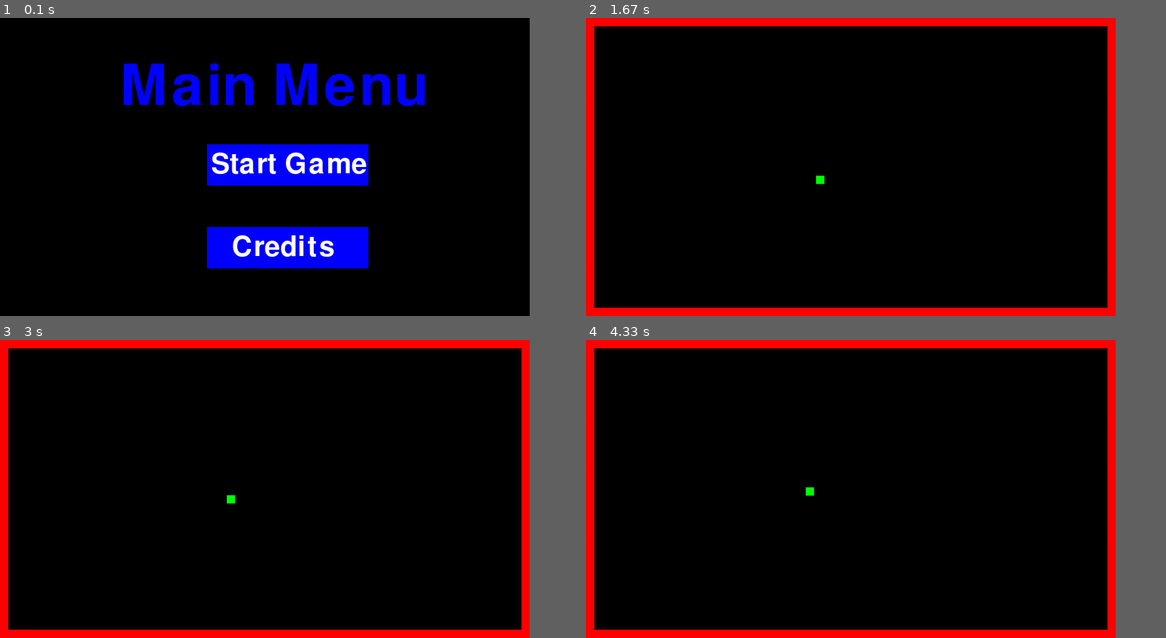
Above: before the commit, frames 1-4 (two rows, left to right).
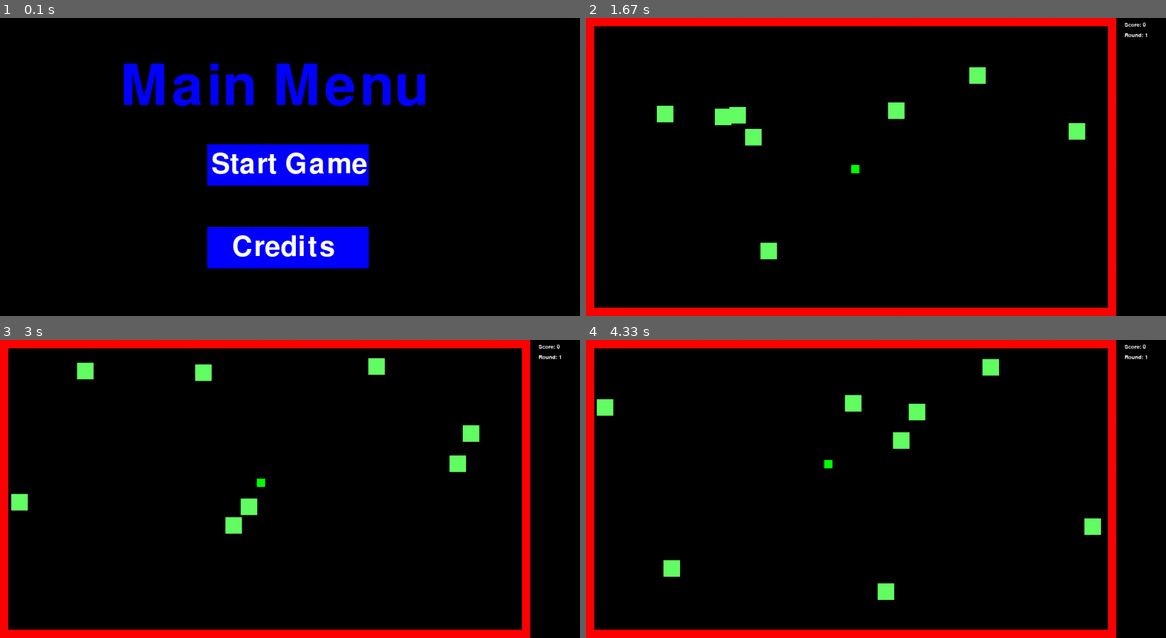
Above: after the commit, the same moments.

Repository: AlickDaSlayer/galvez-classwork
Game: pygame game, started from MiniProject/main.py
The game is run twice, just before and just after one commit, with the same random seed, the same clock (stepped at 60 frames per second) and the same inputs.
Inputs (mouse positions are in pixels of both pictures, inside the frame that each line leads up to):
- Up to frame 1 (0.1 s): no input
- Up to frame 2 (1.67 s): press the mouse at (876, 164) at 0.37 s; move the mouse to (783, 199) at 0.47 s; release the mouse at (696, 238) at 0.6 s; press the mouse at (876, 164) at 0.7 s; move the mouse to (800, 110) at 0.8 s; release the mouse at (725, 56) at 0.93 s; hold D 1-1.47 s; hold W from 1.5 s (still down)
- Up to frame 3 (3 s): release W at 1.8 s; hold D 1.83-2.3 s; hold A 2.33-2.87 s; hold S from 2.9 s (still down)
- Up to frame 4 (4.33 s): release S at 3.2 s; hold A 3.23-3.63 s; hold W 3.67-4.03 s; hold D from 4.07 s (still down)
In our replay, the window is 822x462 before the commit and 900x462 after it. These sizes can differ from the game's own. Grey fills any space a smaller window leaves; there, only what the larger window draws over its background counts as a difference.

The runs differ from the first frame. In frame 1, 1.2% of the frame differs, in the area x 21-74%, y 15-84%; in frame 2, 1.7%; in frame 3, 1.7%, in the area x 1-97%, y 0-100%; in frame 4, 1.7%.

Commit message:
Update main.py

Diff:
--- a/MiniProject/main.py
+++ b/MiniProject/main.py
@@ -1,5 +1,6 @@
-import pygame
+import pygame as pg
 import sys
+import random
 from maps import map1, map2
 
 # Define some colors
@@ -8,18 +9,22 @@
 GREEN = (0, 255, 0)
 RED = (255, 0, 0)
 BLUE = (0, 0, 255)
-
-pygame.init()
-pg = pygame
+CYAN = (0, 255, 255)
+LIME = (100, 255, 100)
+
+pg.init()
 
 # Set the width and height of the screen [width, height]
-size = (1280, 720)
+size = (1400, 720)
 screen = pg.display.set_mode(size)
 
 font1 = pg.font.SysFont(None, 200)
 font2 = pg.font.SysFont(None, 100)
-
-pg.display.set_caption("My Game")
+font3 = pg.font.SysFont(None, 20)
+
+pg.display.set_caption("Block Charge")
+
+all_sprites_group = pg.sprite.Group()
 
 class Player(pg.sprite.Sprite):
     def __init__(self, x, y, colour, w, h):
@@ -34,7 +39,7 @@
         self.right_pressed = False
         self.down_pressed = False
         self.up_pressed = False
-        self.speed = 1
+        self.speed = 5
 
     def update(self):
         self.velX = 0
@@ -51,6 +56,44 @@
 
         self.rect.x += self.velX
         self.rect.y += self.velY
+
+player = Player(500, 400, GREEN, 20, 20)
+all_sprites_group.add(player)
+
+class Enemy(pg.sprite.Sprite):
+    def __init__(self, x, y, colour, w, h):
+        super().__init__()
+        self.image = pg.Surface([w,h])
+        self.image.fill(colour)
+        # Set the position of the player
+        self.rect = self.image.get_rect()
+        self.rect.x = x
+        self.rect.y = y
+        self.left_pressed = False
+        self.right_pressed = False
+        self.down_pressed = False
+        self.up_pressed = False
+        self.chance_x = random.randint(1,2)
+        self.chance_y = random.randint(1,2)
+        self.speed = 1
+
+    def update(self):
+        if self.chance_x == 1:
+            self.rect.x += self.speed
+        elif self.chance_x == 2:
+            self.rect.x -= self.speed
+        if self.chance_y == 1:
+            self.rect.y += self.speed
+        elif self.chance_y == 2:
+            self.rect.y -= self.speed
+
+        col = pg.sprite.spritecollide(self, wall_group, False)
+        for i in col:
+            self.speed = self.speed * -1
+            self.chance_x = random.randint(1, 2)
+            self.chance_y = random.randint(1, 2)
+
+enemy_group = pg.sprite.Group()
 
 class Wall(pg.sprite.Sprite):
     def __init__(self, x, y, colour, w, h):
@@ -62,6 +105,10 @@
         self.rect.x = x
         self.rect.y = y
 
+
+wall_group = pg.sprite.Group()
+
+
 class Sword(pg.sprite.Sprite):
     def __init__(self, x, y, colour, w, h):
         super().__init__()
@@ -71,14 +118,21 @@
         self.rect = self.image.get_rect()
         self.rect.x = x
         self.rect.y = y
-
-
-all_sprites_group = pg.sprite.Group()
-
-player = Player(500, 400, GREEN, 20, 20)
-all_sprites_group.add(player)
-
-wall_group = pg.sprite.Group()
+        self.time = None
+        self.counter = 0
+
+    #def update(self):
+        #if self.counter is not None:
+            #if self.counter == 800:
+
+
+    #def update(self):
+        #if self.time is not None:
+            #if pg.time.get_ticks() - self.time >= 10:
+                #all_sprites_group.remove(self)
+
+
+sword_group = pg.sprite.Group()
 
 def draw_map(map):
     x = 0
@@ -93,12 +147,26 @@
         x = 0
         y += 20
 
-draw_map(map1)
+def levels():
+    draw_map(map1)
+
+    enemy_number = 8
+    spawnPositions_x = [0,0,0,0,0,0,0,0]
+    for i in range(enemy_number):
+        spawnPositions_x[i] = random.randint(15, 1230)
+    spawnPositions_y = [0,0,0,0,0,0,0,0]
+    for i in range(enemy_number):
+        spawnPositions_y[i] = random.randint(15, 675)
+
+    for i in range(enemy_number):
+        my_enemy = Enemy(spawnPositions_x[i], spawnPositions_y[i], LIME, 40, 40)
+        enemy_group.add(my_enemy)
+        all_sprites_group.add(my_enemy)
 
 # Used to manage how fast the screen updates
 clock = pg.time.Clock()
 
-def draw_text(text, font, colour, suface, x, y):
+def draw_text(text, font, colour, surface, x, y):
     text_obj = font.render(text, 1, colour)
     text_rect = text_obj.get_rect()
     text_rect.topleft = (x, y)
@@ -136,18 +204,56 @@
             if click:
                 game()
         if button_2.collidepoint((mx, my)):
-                pass
-
+            if click:
+                credits()
 
         pg.display.update()
         clock.tick(60)
 
+def credits():
+    while True:
+        screen.fill(BLACK)
+        draw_text("Made by:", font1, WHITE, screen, 290, 100)
+        draw_text("Alick Galvez", font1, WHITE, screen, 290, 300)
+
+        mx, my = pg.mouse.get_pos()
+
+        button_exit = pg.Rect(25, 25, 175, 75)
+        pg.draw.rect(screen, BLUE, button_exit)
+        draw_text("Back", font2, WHITE, screen, 28, 28)
+
+        click = False
+        for event in pg.event.get():
+            if event.type == pg.QUIT:
+                pg.quit()
+                sys.exit()
+            if event.type == pg.KEYDOWN:
+                if event.key == pg.K_ESCAPE:
+                    pg.quit()
+                    sys.exit()
+            if event.type == pg.MOUSEBUTTONDOWN:
+                if event.button == 1:
+                    click = True
+
+        if button_exit.collidepoint((mx, my)):
+            if click:
+                main_menu()
+
+        pg.display.update()
+        clock.tick(60)
 
 # -------- Main Program Loop ----------- #
 def game():
+
+    levels()
+
+    score = 0
+    round = 1
+
+    mx, my = pg.mouse.get_pos()
+
     done = False
-    click = False
-    counter = 0
+    #click = False
     while not done:
         # --- Main event loop
         for event in pg.event.get():
@@ -178,15 +284,62 @@
                 if event.key == pg.K_s:
                     player.down_pressed = False
             if event.type == pg.MOUSEBUTTONDOWN:
-                if event.button == 1:
-                    player_sword = Sword(player.rect.x+5, player.rect.y-30, BLUE, 10, 30)
-                    all_sprites_group.add(player_sword)
-
-                    all_sprites_group.remove(player_sword)
-
+                if event.button == 1 and player.up_pressed == True:
+                    player_sword = Sword(player.rect.x+5, player.rect.y-80, BLUE, 10, 50)
+                    sword_group.add(player_sword)
+                    sword_hit_group = pg.sprite.spritecollide(player_sword, enemy_group, True)
+                    for my_enemy in sword_hit_group:
+                        enemy_group.remove(my_enemy)
+                        all_sprites_group.remove(my_enemy)
+                        score += 100
+                if event.button == 1 and player.down_pressed == True:
+                    player_sword = Sword(player.rect.x+5, player.rect.y+60, BLUE, 10, 40)
+                    sword_group.add(player_sword)
+                    sword_hit_group = pg.sprite.spritecollide(player_sword, enemy_group, True)
+                    for my_enemy in sword_hit_group:
+                        enemy_group.remove(my_enemy)
+                        all_sprites_group.remove(my_enemy)
+                        score += 100
+                if event.button == 1 and player.left_pressed == True:
+                    player_sword = Sword(player.rect.x-60, player.rect.y+5, BLUE, 50, 10)
+                    sword_group.add(player_sword)
+                    sword_hit_group = pg.sprite.spritecollide(player_sword, enemy_group, True)
+                    for my_enemy in sword_hit_group:
+                        enemy_group.remove(my_enemy)
+                        all_sprites_group.remove(my_enemy)
+                        score += 100
+                if event.button == 1 and player.right_pressed == True:
+                    player_sword = Sword(player.rect.x+60, player.rect.y+5, BLUE, 50, 10)
+                    sword_group.add(player_sword)
+                    sword_hit_group = pg.sprite.spritecollide(player_sword, enemy_group, True)
+                    for my_enemy in sword_hit_group:
+                        enemy_group.remove(my_enemy)
+                        all_sprites_group.remove(my_enemy)
+                        score += 100
+                if event.button == 3 and player.up_pressed == True:
+                    player_shield = Sword(player.rect.x-5, player.rect.y-12, CYAN, 30, 10)
+                    sword_group.add(player_shield)
+                if event.button == 3 and player.down_pressed == True:
+                    player_shield = Sword(player.rect.x-5, player.rect.y-32, CYAN, 30, 10)
+                    sword_group.add(player_shield)
+                if event.button == 3 and player.right_pressed == True:
+                    player_shield = Sword(player.rect.x-12, player.rect.y-5, CYAN, 10, 30)
+                    sword_group.add(player_shield)
+                if event.button == 3 and player.left_pressed == True:
+                    player_shield = Sword(player.rect.x-32, player.rect.y-5, CYAN, 10, 30)
+                    sword_group.add(player_shield)
+            if event.type == pg.MOUSEBUTTONUP:
+                sword_group.empty()
 
 
         # --- Game logic should go here
+        #if click:
+            #player_sword = Sword(100, 100, BLUE, 10, 30)
+            #all_sprites_group.add(player_sword)
+            #for x in range(1, 801):
+                #player_sword.counter += 1
+
+            #player_sword.time = pg.time.get_ticks()
 
         ## -- COLLISION DETECTION OF PLAYER AND WALL SPRITES -- ##
         player_collision = pg.sprite.spritecollide(player, wall_group, False)
@@ -198,18 +351,14 @@
         old_player_x = player.rect.x
         old_player_y = player.rect.y
 
-        if player.rect.y < 0:
-            player.rect.y = 700
+        if not enemy_group:
             wall_group.empty()
             draw_map(map2)
-        #endif
-        if player.rect.y > 720:
-            player.rect.y = 20
-            wall_group.empty()
-            draw_map(map1)
-        #endif
-
-        # --- Screen-clearing code goes here
+            if player.rect.y < 0:
+                round += 1
+                player.rect.y = 650
+                levels()
+
         # Here, we clear the screen to white. Don't put other drawing commands
         # above this, or they will be erased with this command.
 
@@ -218,15 +367,20 @@
         screen.fill(BLACK)
         all_sprites_group.draw(screen)
         wall_group.draw(screen)
+        sword_group.draw(screen)
+        sword_group.update()
+        enemy_group.update()
         all_sprites_group.update()
         # --- Drawing code should go here
+        # - Text on screen
+        draw_text(f"Score: {score}", font3, WHITE, screen, 1300, 10)
+        draw_text(f"Round: {round}", font3, WHITE, screen, 1300, 35)
 
         # --- Go ahead and update the screen with what we've drawn.
         pg.display.flip()
 
         # --- Limit to 60 frames per second
-        clock.tick(400)
-
+        clock.tick(60)
 
 main_menu()
 
